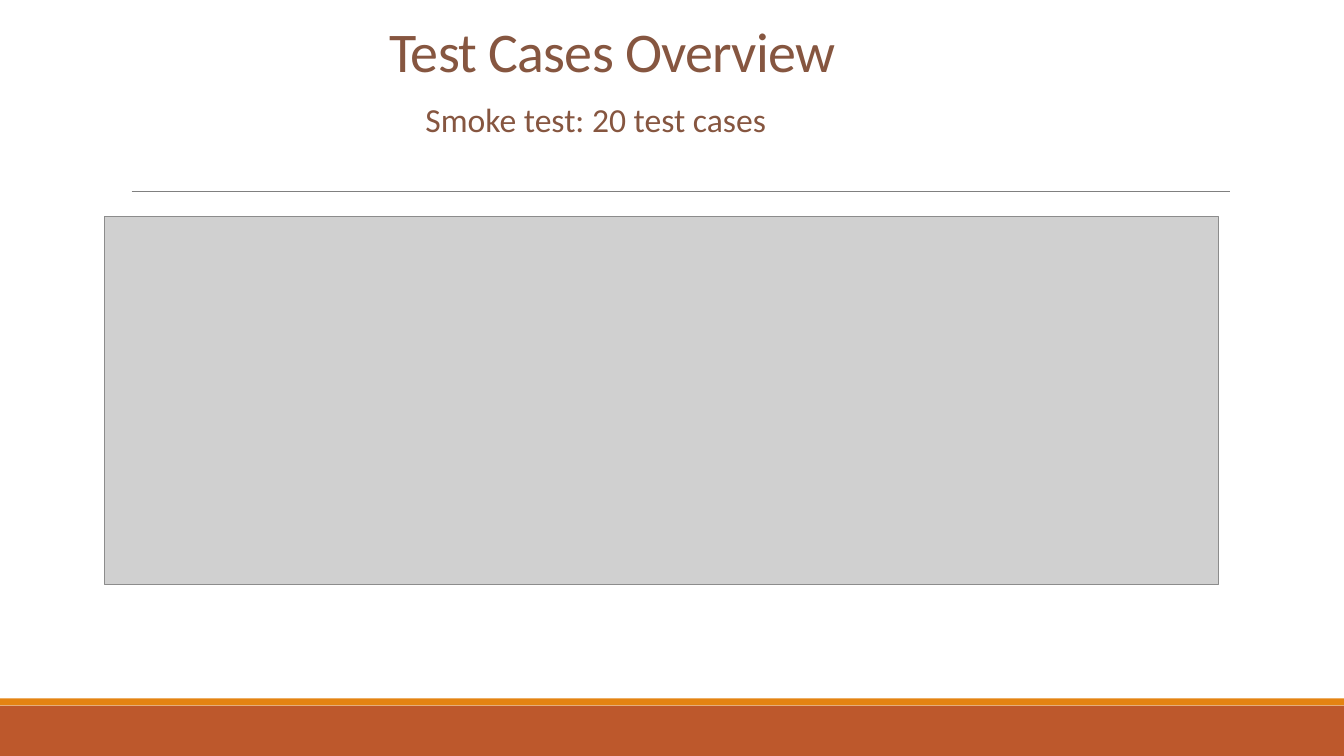
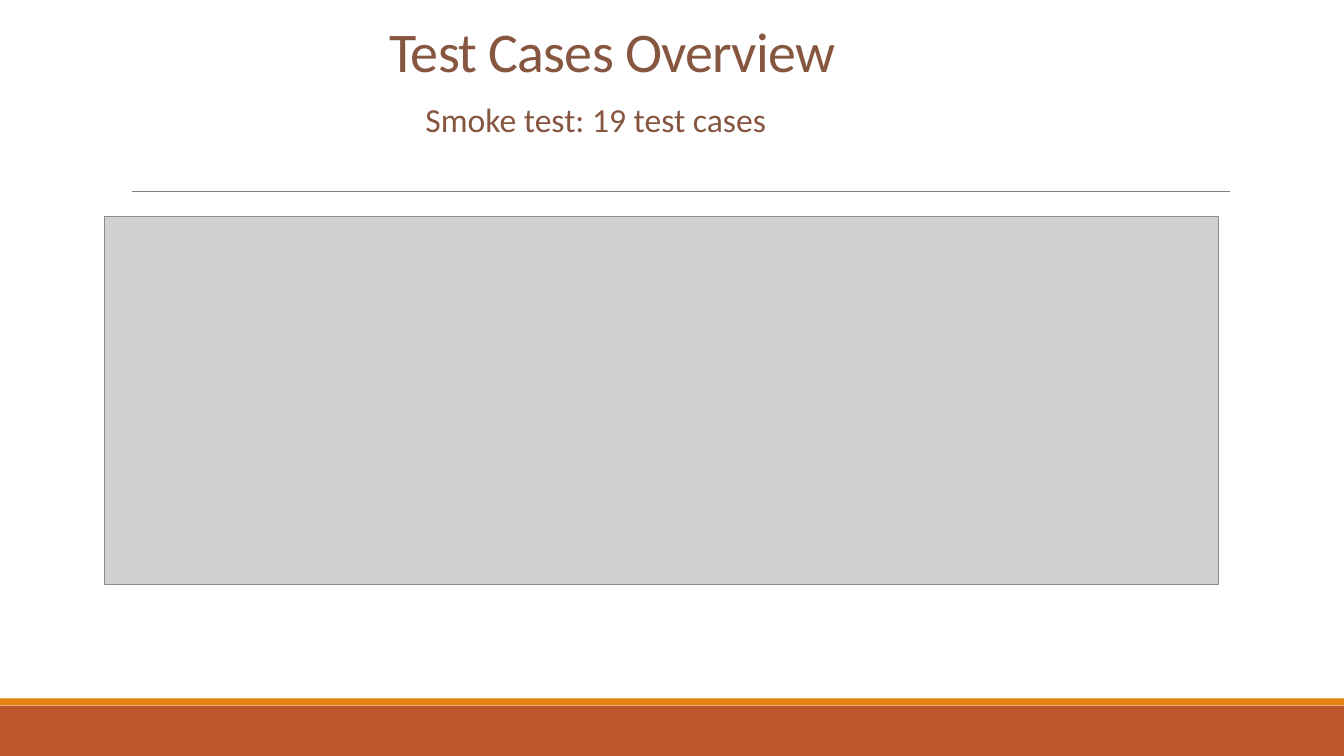
Before and after one commit to corinaradu/siit-testing, a slide deck: slide 7 of final-project/virtual-cards/virtual-cards.pptx. Drawn at 1344x756 pixels with LibreOffice and Linux fonts; fonts in the diff are those of the drawing; grey boxes stand for pictures. Boxes give left, top, right and bottom in pixels: in the first picture for what was removed or moved away, otherwise in the second. Text is boxed around its words. In the diff, an @@ line names an element or a change of style, - is before the commit and + after.

```diff
--- a/final-project/virtual-cards/virtual-cards.pptx
+++ b/final-project/virtual-cards/virtual-cards.pptx
@@ text at (425,108,766,133): text changed @@
-Smoke test: 20 test cases
+Smoke test: 19 test cases
```
Also in this commit, not shown: 7 other slides changed, 1 slide removed, 6 other files.
